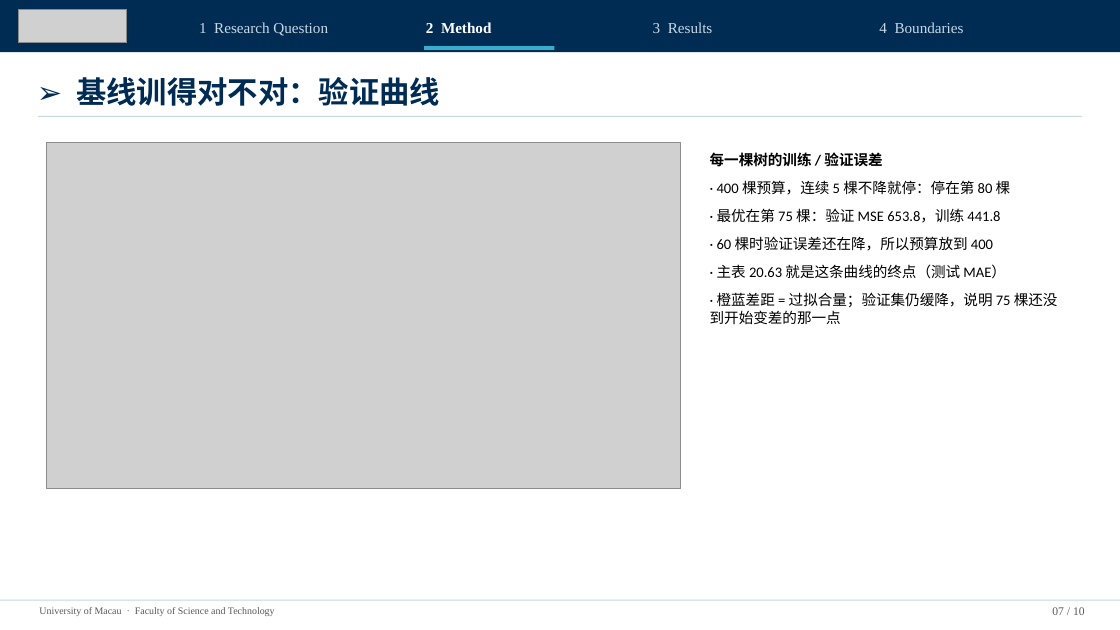
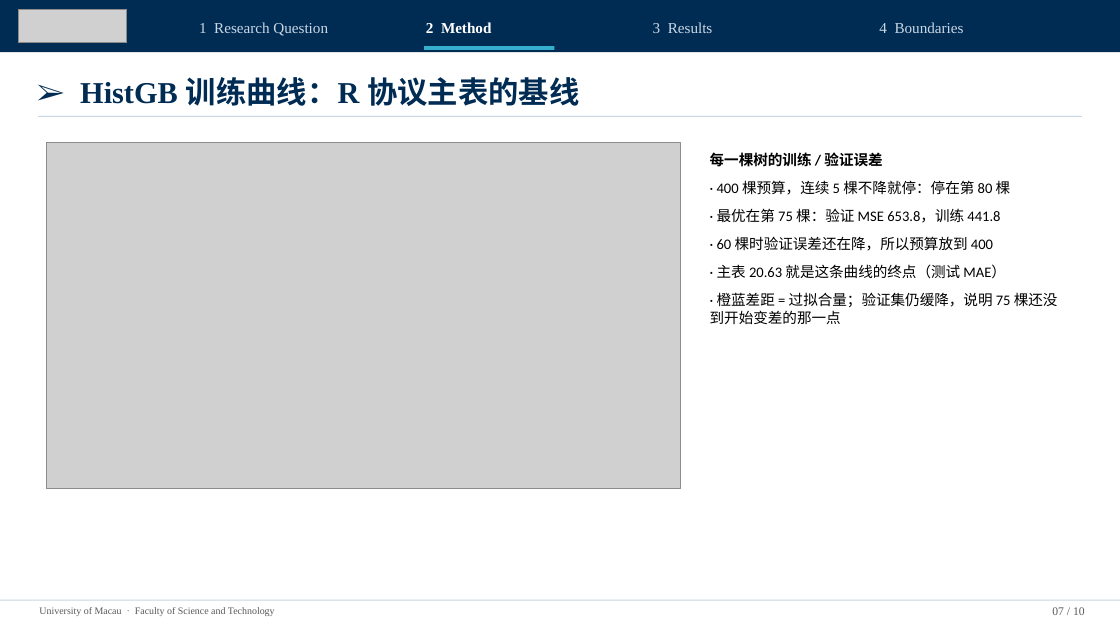
Before and after one commit to gyro-zpl/fas_pro, a slide deck: slide 7 of docs/04_论文稿件/导师阶段汇报_UMAC_2026-11-23.pptx. Drawn at 1120x630 pixels with LibreOffice and Linux fonts; fonts in the diff are those of the drawing; grey boxes stand for pictures. Boxes give left, top, right and bottom in pixels: in the first picture for what was removed or moved away, otherwise in the second. Text is boxed around its words. In the diff, an @@ line names an element or a change of style, - is before the commit and + after.

Commit message:
Say which model the curve belongs to and where each baseline sits
Title the curve page "HistGB 训练曲线：R 协议主表的基线" so it cannot be mistaken
for Ridge (which has no curve: it is a closed-form fit). Add a panel to the
results page that assigns each baseline to a task and protocol: the no-information,
candidate-mean, Ridge and HistGB baselines belong to PAS and are fitted on
train_r; prior-only belongs to FAS and needs no model; a separate tee-protocol
HistGB exists only for the temporal chapter; R/T are PAS concepts and FAS has a
single target year.

```diff
--- a/docs/04_论文稿件/导师阶段汇报_UMAC_2026-11-23.pptx
+++ b/docs/04_论文稿件/导师阶段汇报_UMAC_2026-11-23.pptx
@@ text at bbox=[80, 77, 579, 106]: text changed @@
-➢ 基线训得对不对：验证曲线
+➢ HistGB 训练曲线：R 协议主表的基线
```
Also in this commit, not shown: 1 other slide changed.
